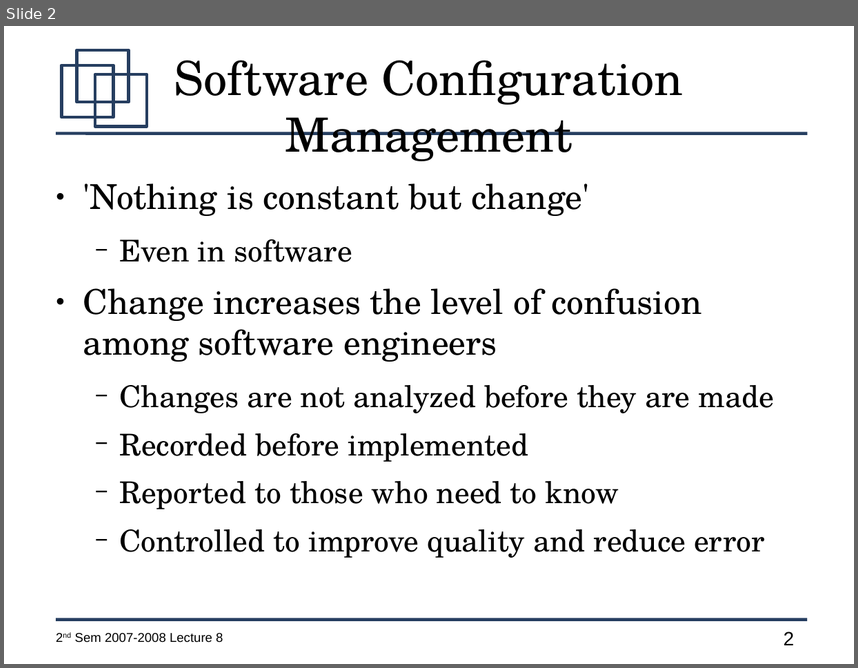
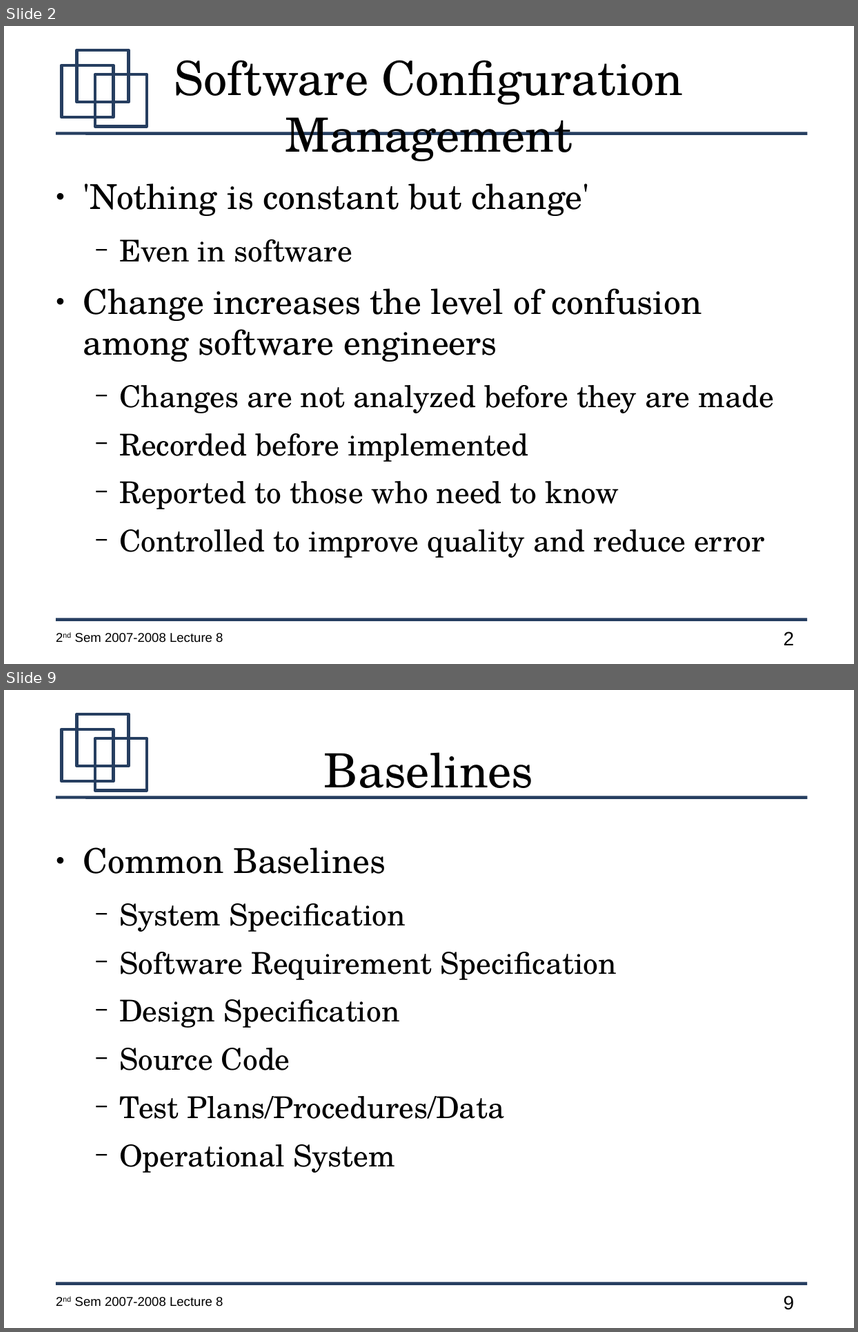
Before and after one commit to jachermocilla/jach-homepage, a slide deck: CMSC128-2nd-Sem-2007-L8.odp. Shown one above the other, each under a label of ours: slide 2 before the commit, slides 2 and 9 after it; the slides between them are not shown. The pictures are 858x668 and 858x1332 pixels, drawn with LibreOffice and Linux fonts; fonts in the diff are those of the drawing. Boxes give left, top, right and bottom in pixels: in the first picture for what was removed or moved away, otherwise in the second. Text is boxed around its words. In the diff, an @@ line names an element or a change of style, - is before the commit and + after.

```diff
--- a/CMSC128-2nd-Sem-2007-L8.odp
+++ b/CMSC128-2nd-Sem-2007-L8.odp
@@ slide 9 added at box(4, 690, 854, 1328), background #FFFFFF; not listed: 7 template elements that a slide beside it also shows @@
@@ title added at box(324, 752, 534, 799), 44 pt, text #000000 @@
+Baselines
@@ text added at box(83, 847, 617, 1172), 28 pt, text #000000 @@
+● Common Baselines
+  − System Specification
+  − Software Requirement Specification
+  − Design Specification
+  − Source Code
+  − Test Plans/Procedures/Data
+  − Operational System
```
Also in this commit, not shown: 2 slides changed, 19 other slides added, 1 slide removed.
